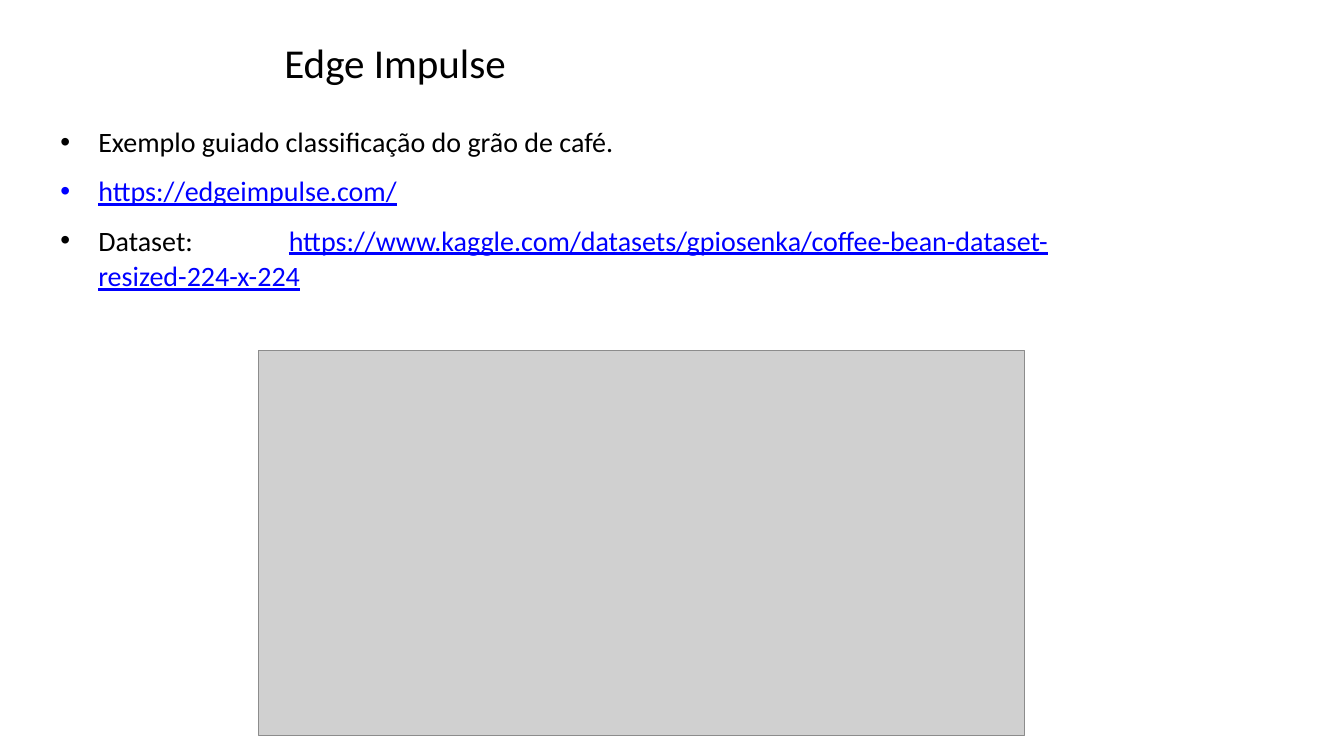
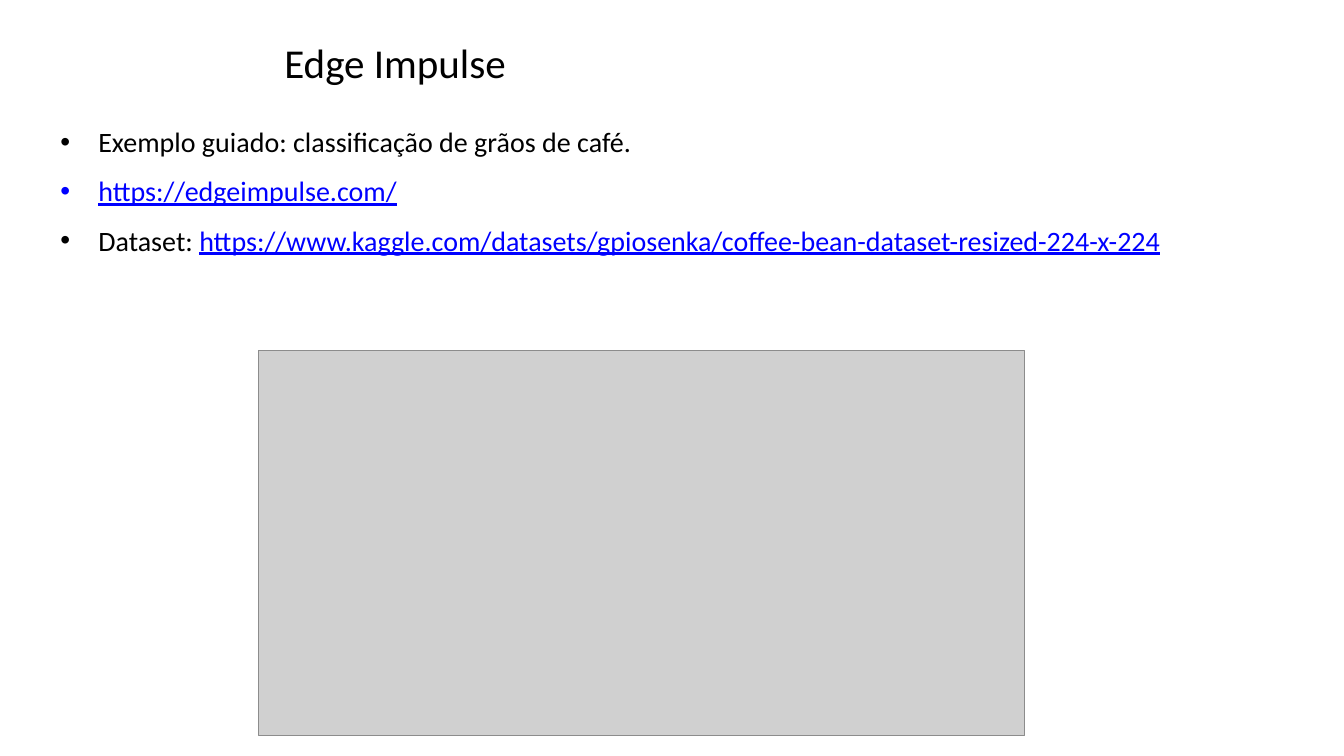
Before and after one commit to zz4fap/tp557-iot-ml, a slide deck: slide 69 of slides/TP557_14_introducao_tensorflowlite.pptx. Drawn at 1344x756 pixels with LibreOffice and Linux fonts; fonts in the diff are those of the drawing; grey boxes stand for pictures; background and template pictures are left out. Boxes give left, top, right and bottom in pixels: in the first picture for what was removed or moved away, otherwise in the second. Text is boxed around its words. In the diff, an @@ line names an element or a change of style, - is before the commit and + after.

```diff
--- a/slides/TP557_14_introducao_tensorflowlite.pptx
+++ b/slides/TP557_14_introducao_tensorflowlite.pptx
@@ text at [98,132,631,157]: text changed @@
-• Exemplo guiado classificação do grão de café.
+• Exemplo guiado: classificação de grãos de café.
```
Also in this commit, not shown: 2 other slides changed.
